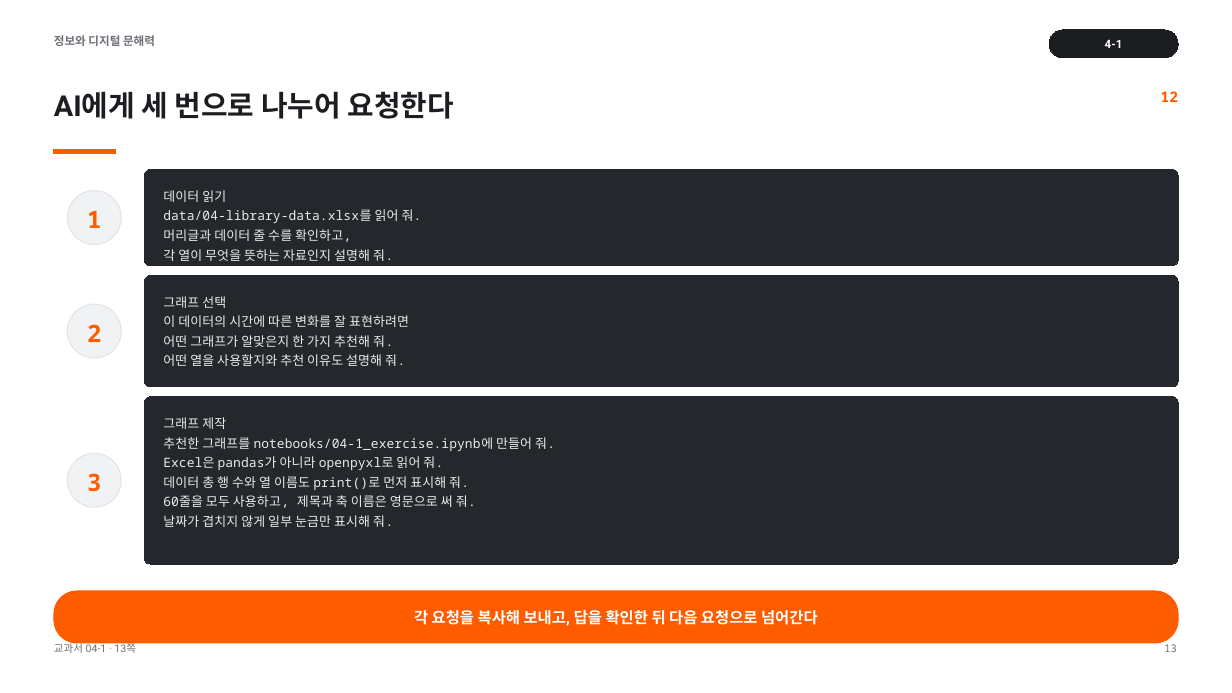
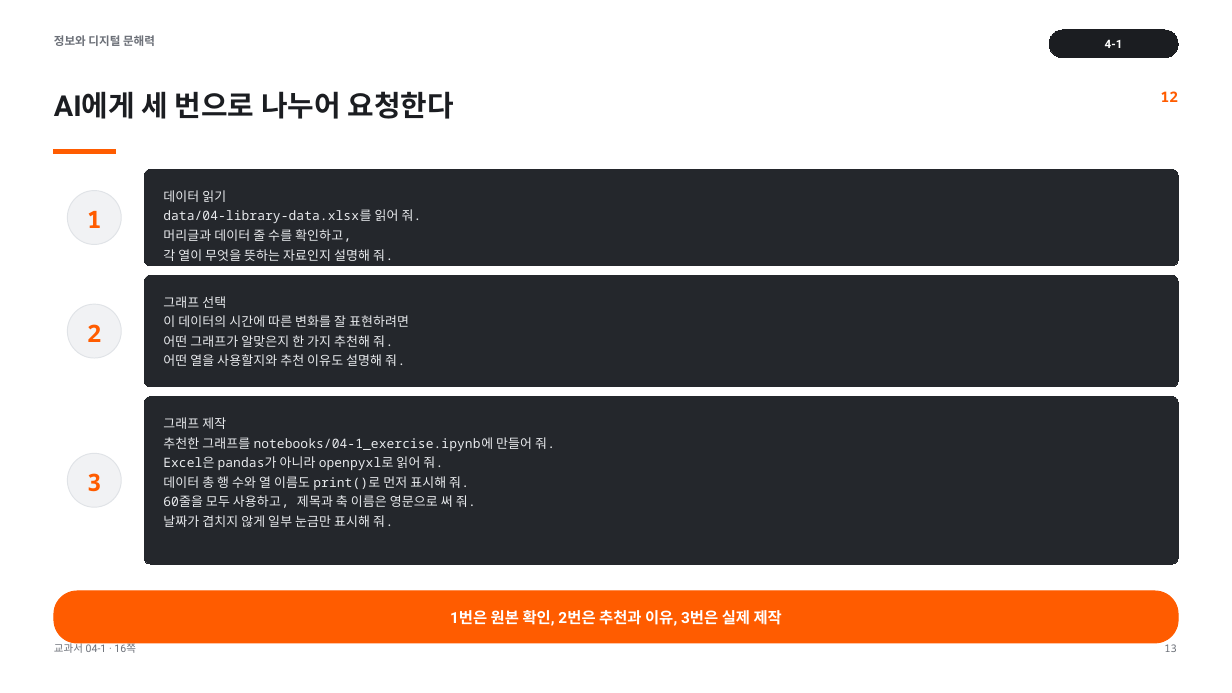
Before and after one commit to cozy819/2026-02__jdh, a slide deck: slide 13 of 04/ppt/04-1_Matplotlib으로_그래프_이해하기.pptx. Drawn at 1232x693 pixels with LibreOffice and Linux fonts; fonts in the diff are those of the drawing. Boxes give left, top, right and bottom in pixels: in the first picture for what was removed or moved away, otherwise in the second. Text is boxed around its words. In the diff, an @@ line names an element or a change of style, - is before the commit and + after.

Commit message:
교과서화

```diff
--- a/04/ppt/04-1_Matplotlib으로_그래프_이해하기.pptx
+++ b/04/ppt/04-1_Matplotlib으로_그래프_이해하기.pptx
@@ text in rounded rectangle at (450,610,782,626): text changed @@
-각 요청을 복사해 보내고, 답을 확인한 뒤 다음 요청으로 넘어간다
+1번은 원본 확인, 2번은 추천과 이유, 3번은 실제 제작
@@ text at (54,641,136,653): text changed @@
-교과서 04-1 · 13쪽
+교과서 04-1 · 16쪽
```
Also in this commit, not shown: 14 other slides changed, 8 other files.
